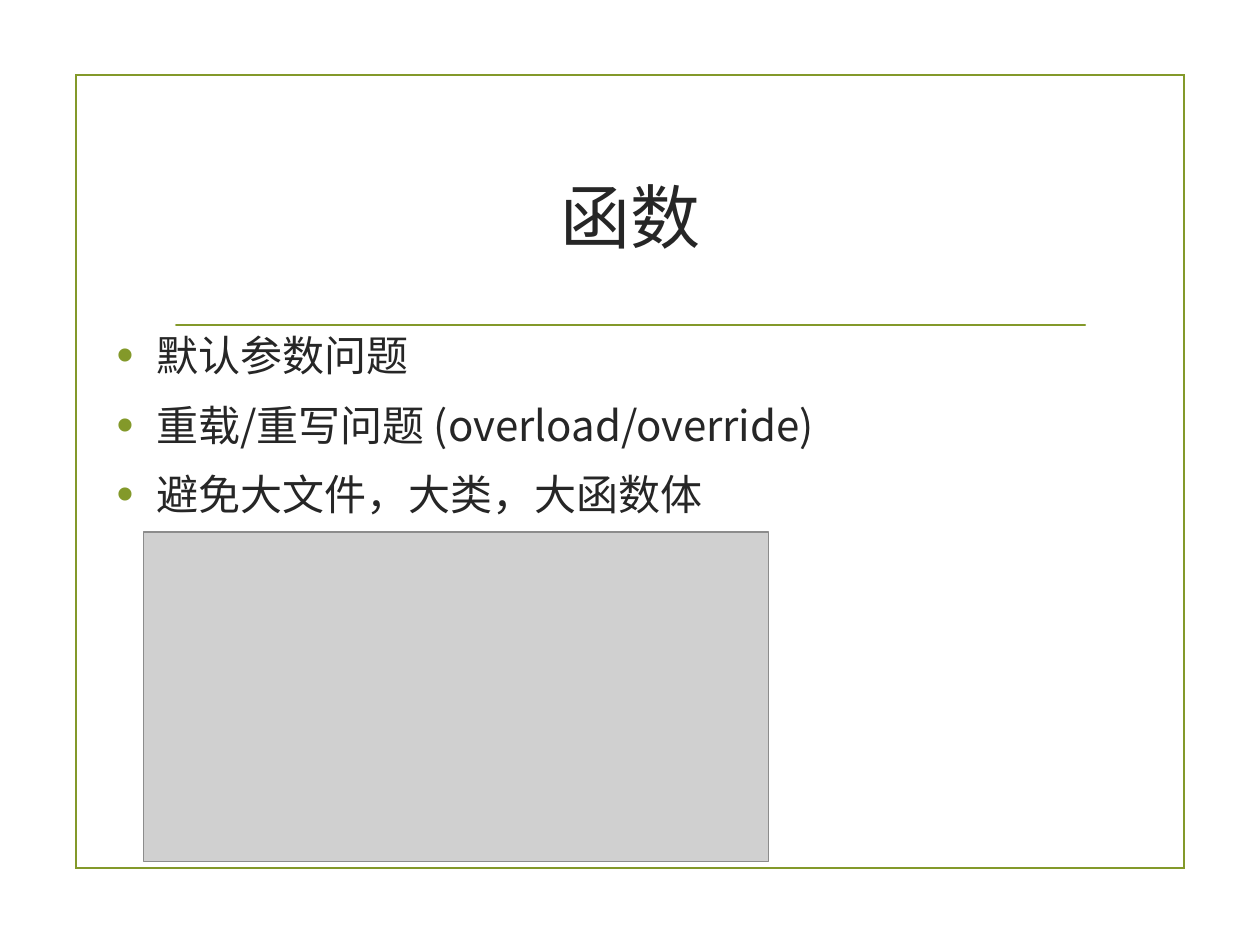
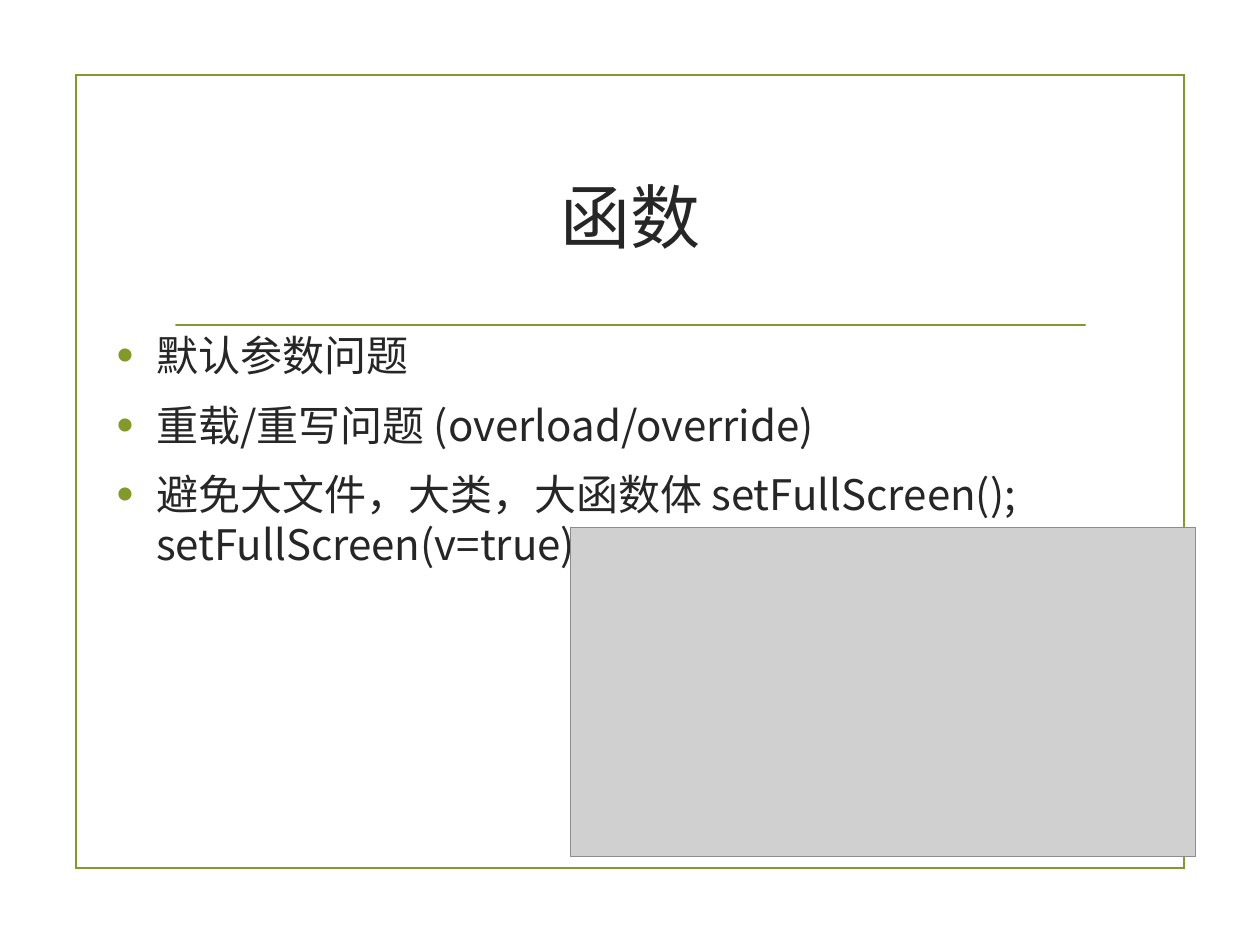
Before and after one commit to zuoshenghuang/curriculum, a slide deck: slide 19 of software/Ch_3_rules_demo.pptx. Drawn at 1260x945 pixels with LibreOffice and Linux fonts; fonts in the diff are those of the drawing; grey boxes stand for pictures; background and template pictures are left out. Boxes give left, top, right and bottom in pixels: in the first picture for what was removed or moved away, otherwise in the second. Text is boxed around its words. In the diff, an @@ line names an element or a change of style, - is before the commit and + after.

```diff
--- a/software/Ch_3_rules_demo.pptx
+++ b/software/Ch_3_rules_demo.pptx
@@ text at (156,474,1017,571): text changed @@
-• 避免大文件，大类，大函数体
+• 避免大文件，大类，大函数体 setFullScreen(); setFullScreen(v=true);
@@ picture: place and size @@
-picture at (144,532,769,861)
+picture at (571,528,1196,857)
```
Also in this commit, not shown: 15 other slides changed, 1 slide added, 1 slide removed, 1 other file.
